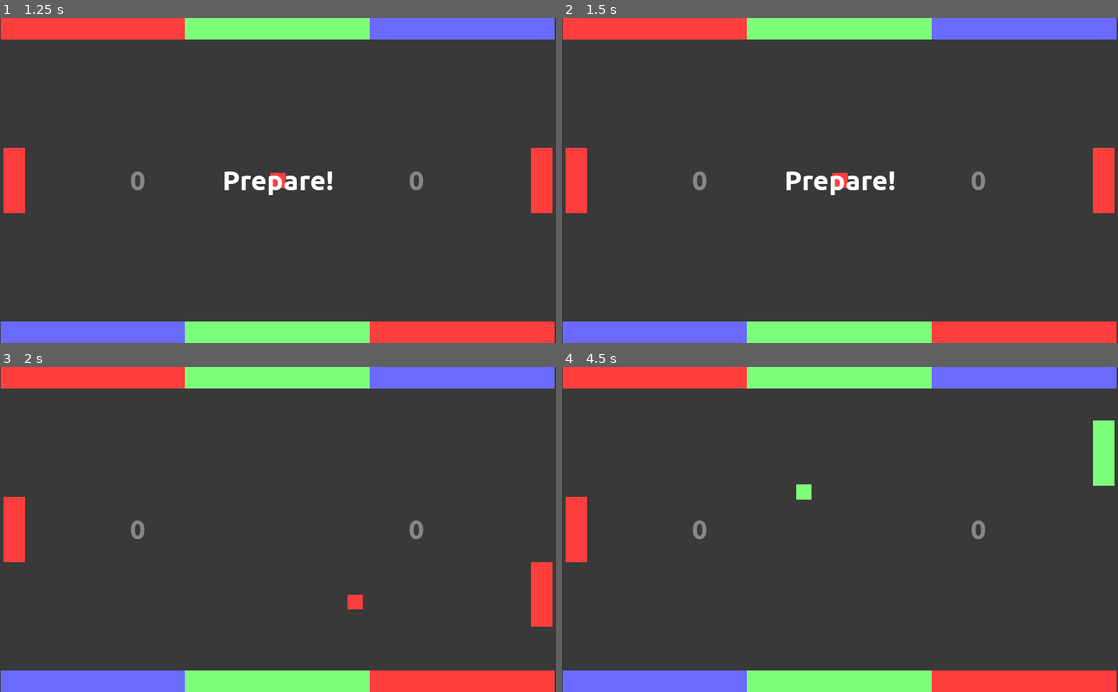
Above: before the commit, frames 1-4 (two rows, left to right).
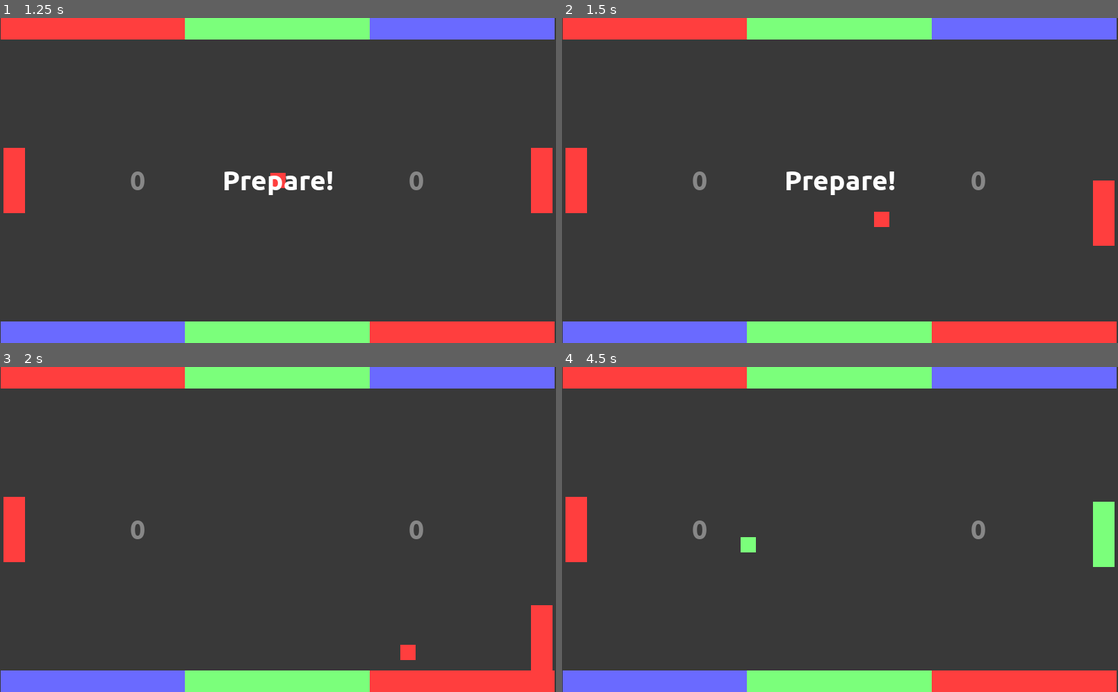
Above: after the commit, the same moments.

Repository: moisesjbc/1-retogamedev
Game: Godot game, scene res://menus/main_menu/main_menu.tscn
Same seed, same stepped clock (60 frames per second), same inputs: the game is played once before the commit and once after it.
Inputs:
- Up to frame 1 (1.25 s): click "Start game (1 player)" at 0.5 s
- Up to frame 2 (1.5 s): tap Enter at 1.25 s; tap Space (ui_resume) at 1.35 s
- Up to frame 3 (2 s): no input
- Up to frame 4 (4.5 s): tap Space (ui_resume) every 0.75 s from 2.1 to 4.35 s

Frame 1 is identical in both runs. In frame 2, 1.0% of the frame differs, in the area x 48-100%, y 39-71%; in frame 3, 1.3%; in frame 4, 1.8%, in the area x 32-100%, y 16-62%.

Commit message:
Added space key press for resuming (pause menu)

Diff:
--- a/godot-project/menus/pause_menu/pause_menu.gd
+++ b/godot-project/menus/pause_menu/pause_menu.gd
@@ -19,3 +19,8 @@
 func _on_return_button_pressed():
 	unpause_game()
 	SceneUtils.change_scene(get_tree(), "res://menus/main_menu/main_menu.tscn")
+
+
+func _input(_event):
+	if Input.is_action_just_pressed(("ui_resume")):
+		unpause_game()
--- a/godot-project/menus/pause_menu/pause_menu.tscn
+++ b/godot-project/menus/pause_menu/pause_menu.tscn
@@ -50,7 +50,7 @@
 margin_right = 200.0
 margin_bottom = 64.0
 custom_fonts/font = SubResource( 1 )
-text = "Resume game"
+text = "Resume game [SPACE]"
 
 [node name="return_button" type="Button" parent="panel/margin/layout"]
 margin_top = 84.0
